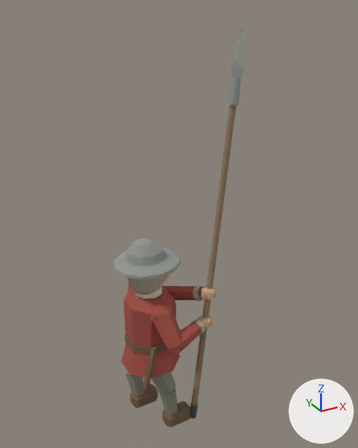
The glTF model assets/3d/models/units/infantry_spear.glb as it was, and as the next commit left it.
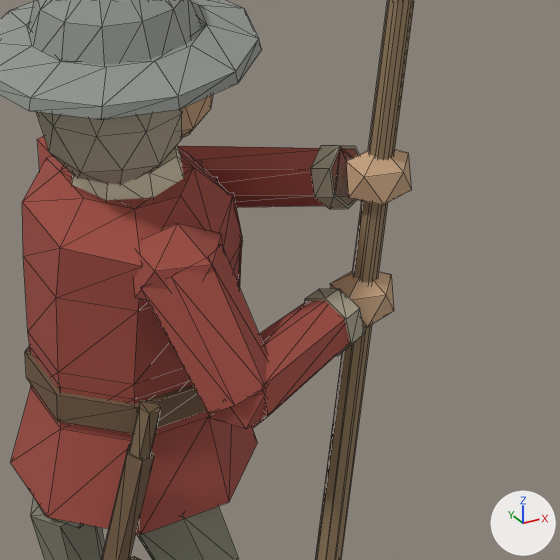
Each version is shown whole from a 50 mm camera at (-1.508, -3.266, 3.539) aimed at (0.294, 0.01, 1.901), then close up on the part from 33% to 70% of the width and 56% to 86% of the height. The axes (+X, +Y, +Z) are drawn at lower right. The lights are the same throughout. The first two pictures are the older version. The close-ups show mesh edges as thin lines. Vertices at exactly the same position are counted once.

Objects in the first close-up: 'infantry_spear_hose', 'infantry_spear_leather', 'infantry_spear_linen', 'infantry_spear_oak', 'infantry_spear_oak_dark', 'infantry_spear_padded_linen', 'infantry_spear_skin', 'infantry_spear_steel', 'infantry_spear_team_cloth'.
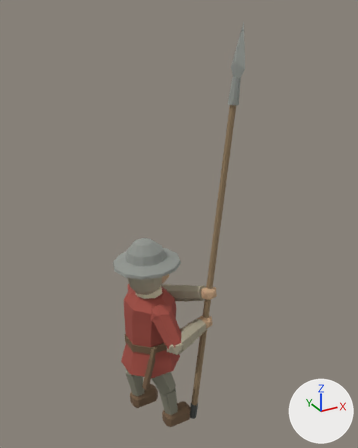
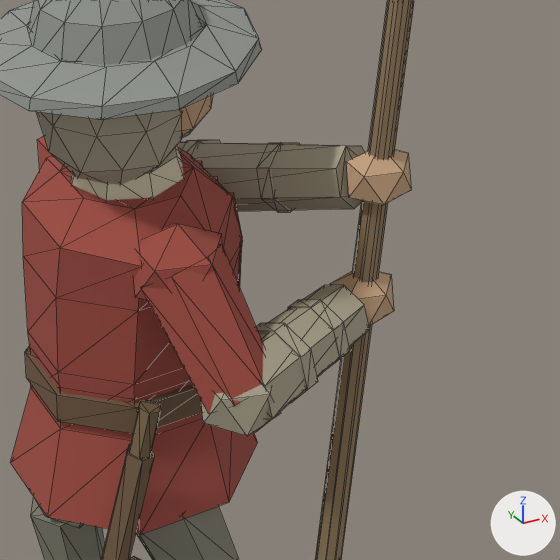
Pixel boxes [x1, y1, x2, y2] of what changed, in the close-ups (560 x 560 px):
'infantry_spear_team_cloth', reshaped (27% narrower)
    before: [10, 136, 357, 535]
    after: [10, 136, 264, 535]
'infantry_spear_padded_linen', reshaped (32% taller)
    before: [36, 108, 365, 356]
    after: [36, 108, 369, 436]
part 1 of me_cone_387, added (beige)
    after: [201, 384, 281, 436]
part 2 of me_cone_387, added (beige)
    after: [254, 285, 369, 432]
part 3 of me_cone_387, added (beige)
    after: [256, 323, 318, 403]
part 4 of me_cone_387, added (beige)
    after: [288, 299, 350, 369]
part 5 of me_cone_387, added (beige)
    after: [177, 142, 364, 211]
part 6 of me_cone_387, added (mostly hidden)
    after: [182, 140, 220, 157]
part 7 of me_cone_387, added (beige)
    after: [257, 142, 299, 212]
part 8 of me_spearman_padded_jack, deleted (red)
    before: [177, 146, 357, 207]
part 9 of me_spearman_padded_jack, deleted (red)
    before: [251, 301, 349, 428]
part 10 of me_spearman_padded_jack, deleted (red)
    before: [209, 391, 267, 429]

What the commit changed:
me_cone_387 is used by ob_infantry_spear_padded_linen; location (0.0, 0.0, 0.0).
me_cone_387 had 70 vertices, 128 faces and spanned x -0.173..0.47, y -0.339..0.151, z 0.983..1.71.
me_cone_387 now has 150 vertices, 264 faces and spans x -0.173..0.477, y -0.446..0.405, z 0.942..1.71.
me_cone_387 part 1: a new loose piece, an icosphere of 20 faces spanning x -0.025..0.135, y -0.445..-0.295, z 0.942..1.118, in mat_padded_linen (beige #aaa28b).
me_cone_387 part 2: a new loose piece of 14 vertices spanning x 0.027..0.381, y -0.446..-0.196, z 0.954..1.114, in mat_padded_linen (beige #aaa28b).
me_cone_387 part 3: a new loose piece of 14 vertices spanning x 0.128..0.214, y -0.408..-0.245, z 0.961..1.12, in mat_padded_linen (beige #aaa28b).
me_cone_387 part 4: a new loose piece of 14 vertices spanning x 0.233..0.315, y -0.362..-0.214, z 0.974..1.118, in mat_padded_linen (beige #aaa28b).
me_cone_387 part 5: a new loose piece of 14 vertices spanning x 0.061..0.477, y -0.221..0.376, z 1.048..1.374, in mat_padded_linen (beige #aaa28b).
me_cone_387 part 6: a new loose piece of 14 vertices spanning x 0.164..0.32, y 0.076..0.193, z 1.117..1.277, in mat_padded_linen (beige #aaa28b).
me_cone_387 part 7: a new loose piece of 14 vertices spanning x 0.269..0.411, y -0.094..0.014, z 1.189..1.334, in mat_padded_linen (beige #aaa28b).
Other edits to the shape of me_cone_387 do not show in these pictures.
me_spearman_padded_jack is used by ob_infantry_spear_team_cloth; location (0.0, 0.0, 0.0).
me_spearman_padded_jack had 216 vertices, 368 faces and spanned x -0.245..0.464, y -0.437..0.397, z 0.65..1.364.
me_spearman_padded_jack now has 164 vertices, 280 faces and spans x -0.245..0.245, y -0.43..0.397, z 0.65..1.35.
me_spearman_padded_jack part 8: the loose piece of 14 vertices spanning x 0.07..0.464, y -0.205..0.371, z 1.057..1.364 is deleted.
me_spearman_padded_jack part 9: the loose piece of 14 vertices spanning x 0.03..0.365, y -0.437..-0.206, z 0.963..1.106 is deleted.
me_spearman_padded_jack part 10: the loose piece of 12 vertices spanning x -0.011..0.121, y -0.433..-0.307, z 0.956..1.104 is deleted.
Other edits to the shape of me_spearman_padded_jack do not show in these pictures.
